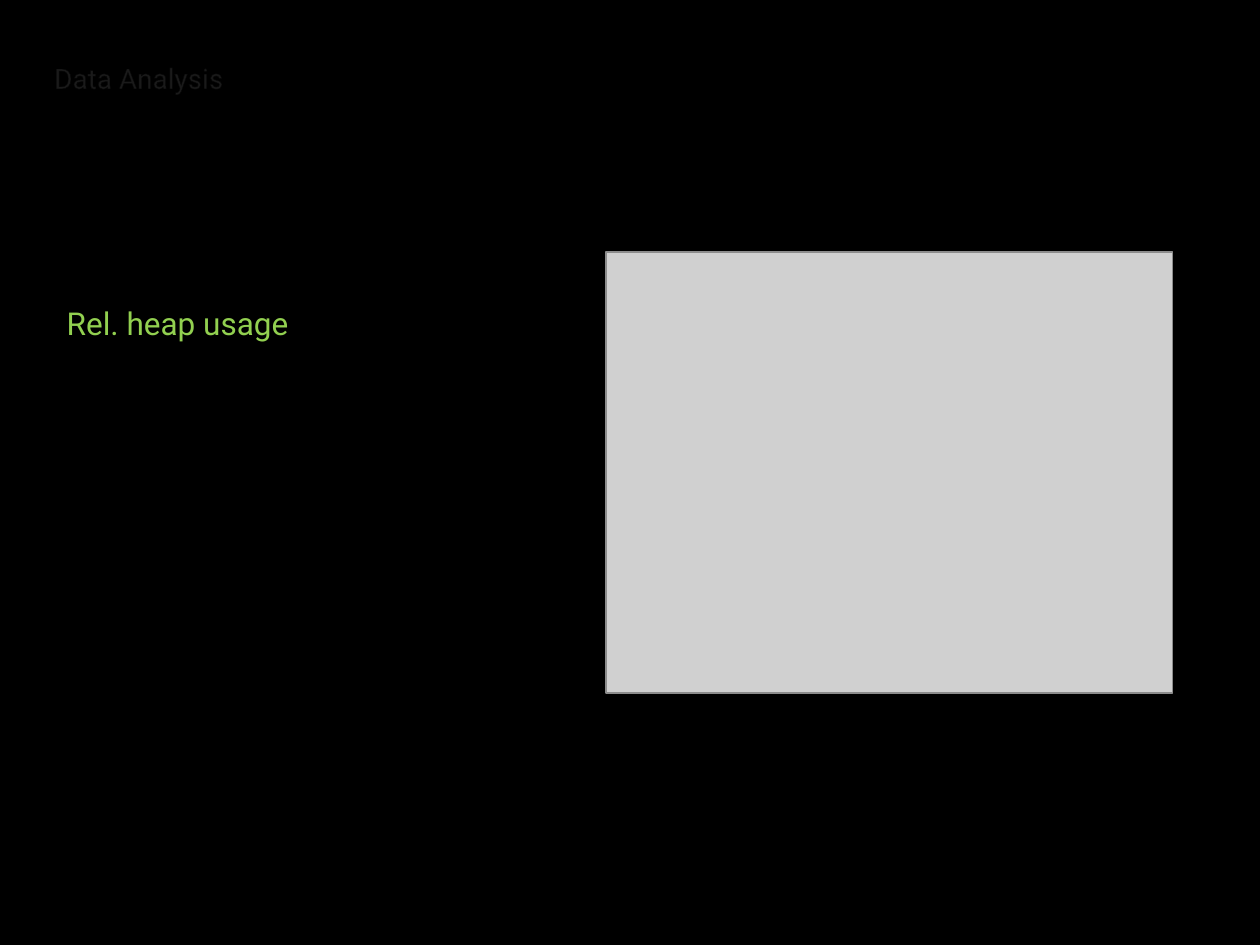
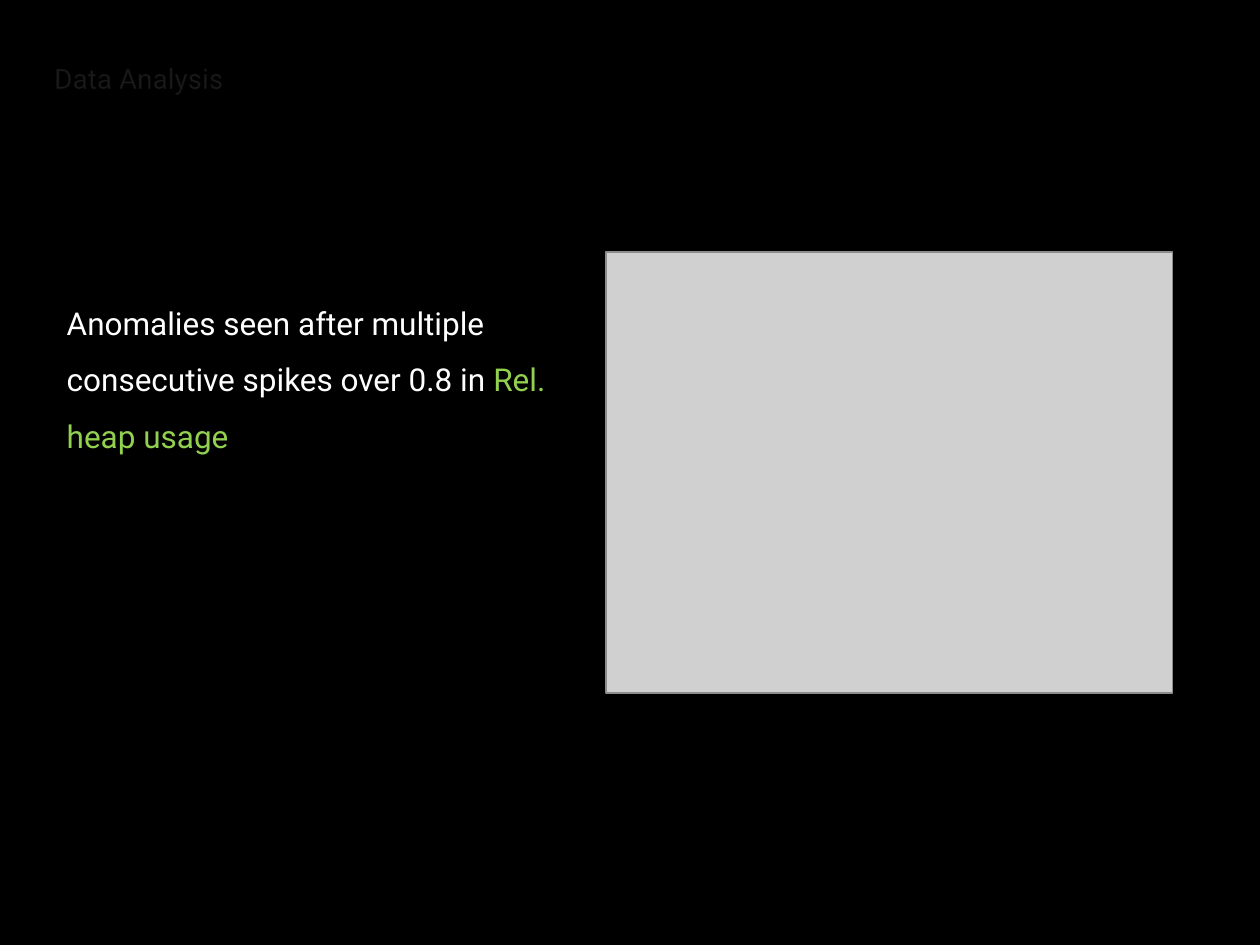
Before and after one commit to sandalasiddiqui/Capstone-Software-Operational-Anomaly-Detection, a slide deck: slide 7 of Software Operational Anomaly Detection.pptx. Drawn at 1260x945 pixels with LibreOffice and Linux fonts; fonts in the diff are those of the drawing; grey boxes stand for pictures; background and template pictures are left out. Boxes give left, top, right and bottom in pixels: in the first picture for what was removed or moved away, otherwise in the second. Text is boxed around its words. In the diff, an @@ line names an element or a change of style, - is before the commit and + after.

```diff
--- a/Software Operational Anomaly Detection.pptx
+++ b/Software Operational Anomaly Detection.pptx
@@ text at (67, 311, 545, 455): text changed; text colour #92D050 to #FFFFFF @@
-Rel. heap usage
+Anomalies seen after multiple consecutive spikes over 0.8 in Rel. heap usage
```
Also in this commit, not shown: 7 other slides changed, 1 slide added, 1 other file.
